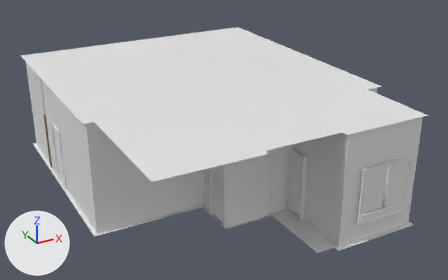
The FBX model Assets/Models/AptoVR.fbx, before and after one commit.
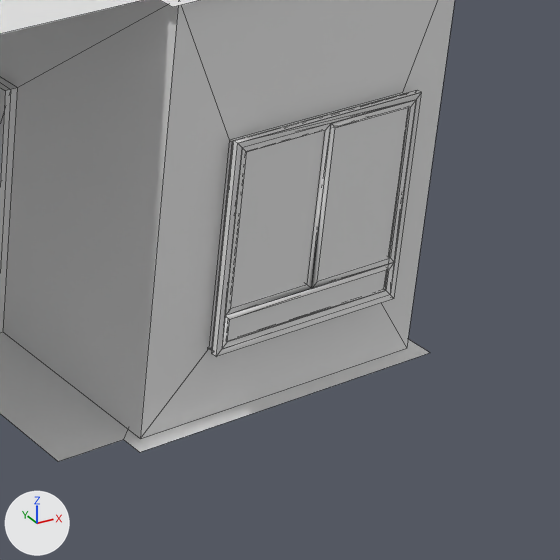
The first picture shows the older version from a 50 mm camera at (-9.79, -19.09, 10.47) aimed at (0.02, -1.24, 1.55). The close-ups show both versions on the part from 67% to 100% of the width and 48% to 100% of the height of that picture; other places that the commit changed are outside them. Arrows for +X, +Y and +Z are at lower left; the lights stay in place. The close-ups show mesh edges as thin lines. Where no turn or scale is listed for an object, it has been applied to the vertices.

Names of what the first close-up shows: '2 Vantaux - Imposte basse 1.20m x 1.30m [260929]', '2 Vantaux - Imposte basse 1.20m x 1.30m [260929].001', 'Basic Wall Muro de 12 cm (revestimientos) [260822]', 'Floor Vigueta de madera 220 mm - Acabado en madera [317561].002', 'Floor Vigueta de madera 220 mm - Acabado en madera [321228]'.
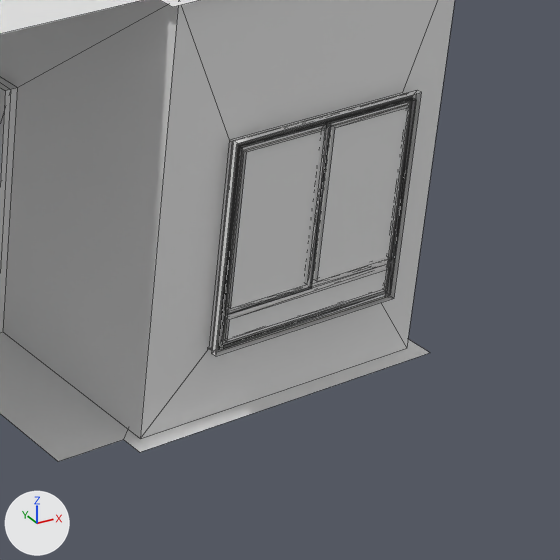
Pixel boxes (x1, y1, x2, y2) of what changed, in the close-ups (560 x 560 px):
'2 Vantaux - Imposte basse 1.20m x 1.30m [260929].001', reshaped
    before: (227, 107, 409, 341)
    after: (227, 108, 408, 340)
'2 Vantaux - Imposte basse 1.20m x 1.30m [260929]', reshaped
    before: (216, 92, 422, 356)
    after: (217, 94, 416, 349)
part 1 of me_2_vantaux___imposte_basse_1_20m_x_1_30m__260929___31565_a868aac, deleted
    before: (216, 92, 422, 356)
part 2 of me_2_vantaux___imposte_basse_1_20m_x_1_30m__260929___31565_a86_000, deleted
    before: (227, 107, 409, 341)

Diff of the bpy script that builds the scene:
```diff
--- a/Assets/Models/AptoVR.fbx.py
+++ b/Assets/Models/AptoVR.fbx.py
@@ me_2_vantaux___imposte_basse_1_20m_x_1_30m__260929___31565_a86_000 @@
 me_2_vantaux___imposte_basse_1_20m_x_1_30m__260929___31565_a86_000.from_pydata(...)  # 8 vertices, 10 faces; spans x -0.83..0.82, y -0.03..-0.02, z -0.55..1.1
 # used by ob_2_vantaux___imposte_basse_1_20m_x_1_30m__260929__001; location = (2.37, -6.95, 1.31)
 # verts and faces of me_2_vantaux___imposte_basse_1_20m_x_1_30m__260929___31565_a86_000; kept vertices keep their numbers, new ones are numbered from 8
 # before: 0 (0.82, -0.02, 1.1), 1 (0.82, -0.02, -0.55), 2 (-0.83, -0.02, -0.55), 3 (-0.83, -0.02, 1.1), 4 (-0.83, -0.03, -0.55) at pixel (226, 341)
 # before: 5 (-0.83, -0.03, 1.1), 6 (0.82, -0.03, -0.55) at pixel (385, 290), 7 (0.82, -0.03, 1.1)
+# me_2_vantaux___imposte_basse_1_20m_x_1_30m__260929___31565_a86_000 part 2
+delete_vertices([*range(4, 8)])  # with the faces that use them
 me_2_vantaux___imposte_basse_1_20m_x_1_30m__260929___31565_a86_000.materials.append(mat_glass)
@@ me_2_vantaux___imposte_basse_1_20m_x_1_30m__260929___31565_a868aac @@
 # used by ob_2_vantaux___imposte_basse_1_20m_x_1_30m__260929; location = (2.37, -6.95, 1.31)
-me_2_vantaux___imposte_basse_1_20m_x_1_30m__260929___31565_a868aac.from_pydata(...)  # 100 vertices, 141 faces; spans x -0.93..0.93, y -0.05..0.11, z -0.68..1.2
+me_2_vantaux___imposte_basse_1_20m_x_1_30m__260929___31565_a868aac.from_pydata(...)  # 96 vertices, 124 faces; spans x -0.93..0.93, y -0.05..0.11, z -0.68..1.2
+# me_2_vantaux___imposte_basse_1_20m_x_1_30m__260929___31565_a868aac part 1
+# 4 vertices are removed from x -0.93..0.93, y -0.05, z -0.65..1.2
+# 17 faces are deleted
 me_2_vantaux___imposte_basse_1_20m_x_1_30m__260929___31565_a868aac.materials.append(mat_aluminum)
```
